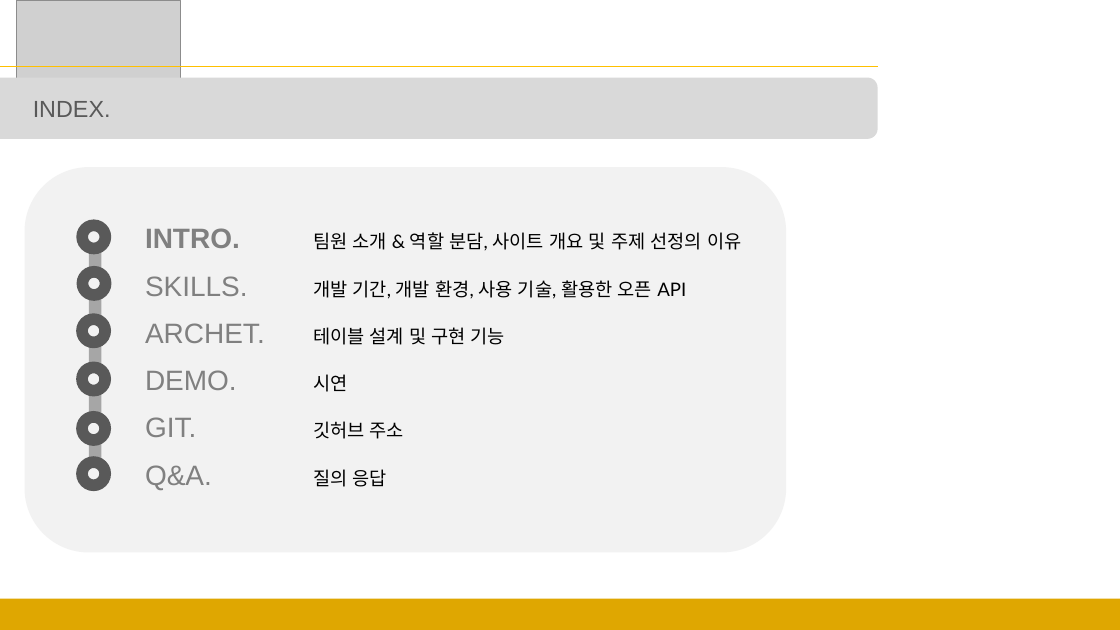
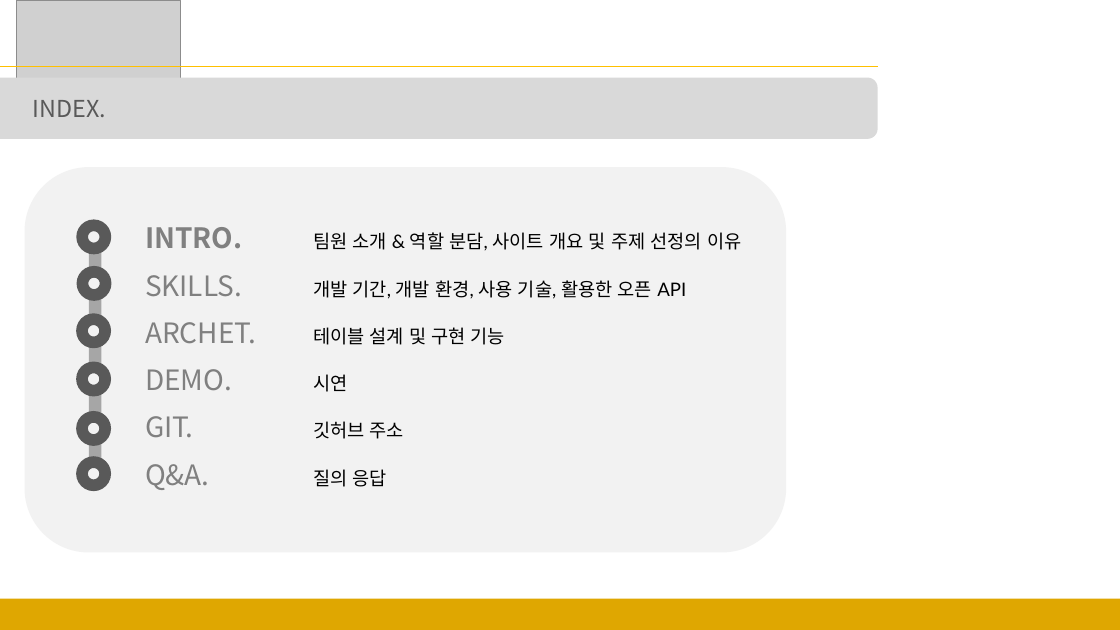
Before and after one commit to sgyoung96/Petmily, a slide deck: slide 2 of docs/발표.pptx. Drawn at 1120x630 pixels with LibreOffice and Linux fonts; fonts in the diff are those of the drawing; grey boxes stand for pictures. Boxes give left, top, right and bottom in pixels: in the first picture for what was removed or moved away, otherwise in the second. Text is boxed around its words. In the diff, an @@ line names an element or a change of style, - is before the commit and + after.

```diff
--- a/docs/발표.pptx
+++ b/docs/발표.pptx
@@ text "INDEX." at [33,100,106,117]: font Arial to Noto Sans CJK KR @@
@@ text "INTRO. 팀원 소개 & 역할 ..." at [145,227,741,490]: font Arial to Noto Sans CJK KR in "INTRO.", "SKILLS.", "ARCHET.", "DEMO." and 2 more places @@
```
Also in this commit, not shown: 7 other slides changed, 3 slides added.
